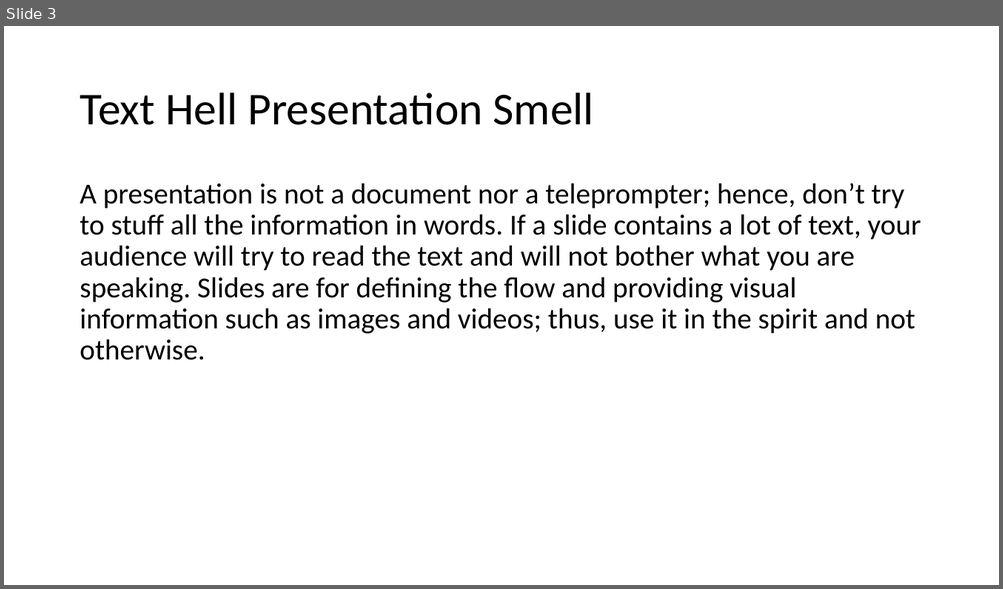
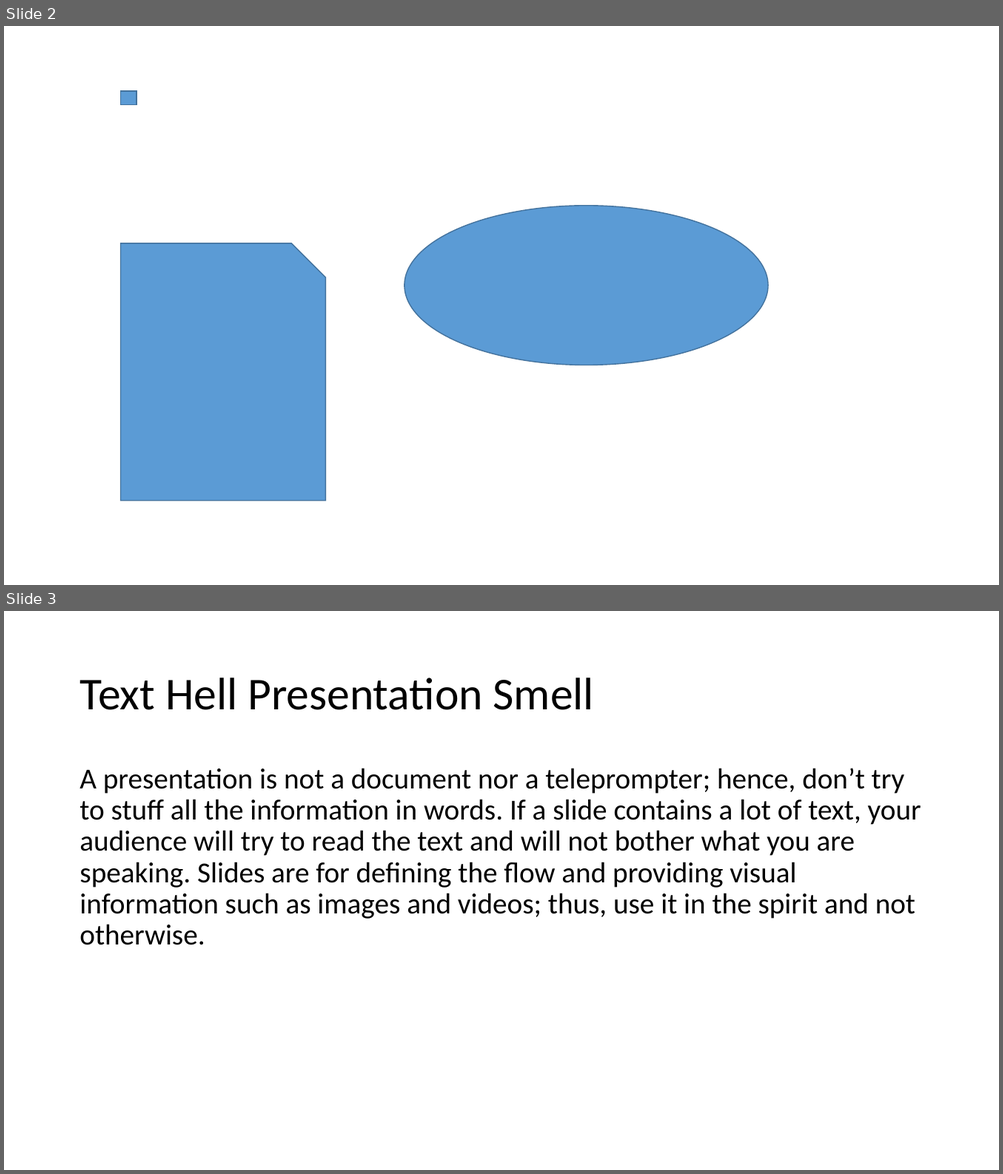
Before and after one commit to tushartushar/slideQ, a slide deck: SlideQTests/TestFile/SlideQTestCount.pptx. Shown one above the other, each under a label of ours: slide 3 before the commit, slides 2 and 3 after it. The pictures are 1003x589 and 1003x1174 pixels, drawn with LibreOffice and Linux fonts; fonts in the diff are those of the drawing. Boxes give left, top, right and bottom in pixels: in the first picture for what was removed or moved away, otherwise in the second. Text is boxed around its words. In the diff, an @@ line names an element or a change of style, - is before the commit and + after.

```diff
--- a/SlideQTests/TestFile/SlideQTestCount.pptx
+++ b/SlideQTests/TestFile/SlideQTestCount.pptx
@@ slide 2 added at [4,26,999,585], background #FFFFFF @@
@@ rectangle added at [120,91,136,104], fill #5B9BD5, outline #43739E 1 pt @@
@@ ellipse added at [404,206,768,366], fill #5B9BD5, outline #43739E 1 pt @@
@@ snip rect added at [120,244,326,501], fill #5B9BD5, outline #43739E 1 pt @@
```
Also in this commit, not shown: 1 slide removed, 6 other files.
